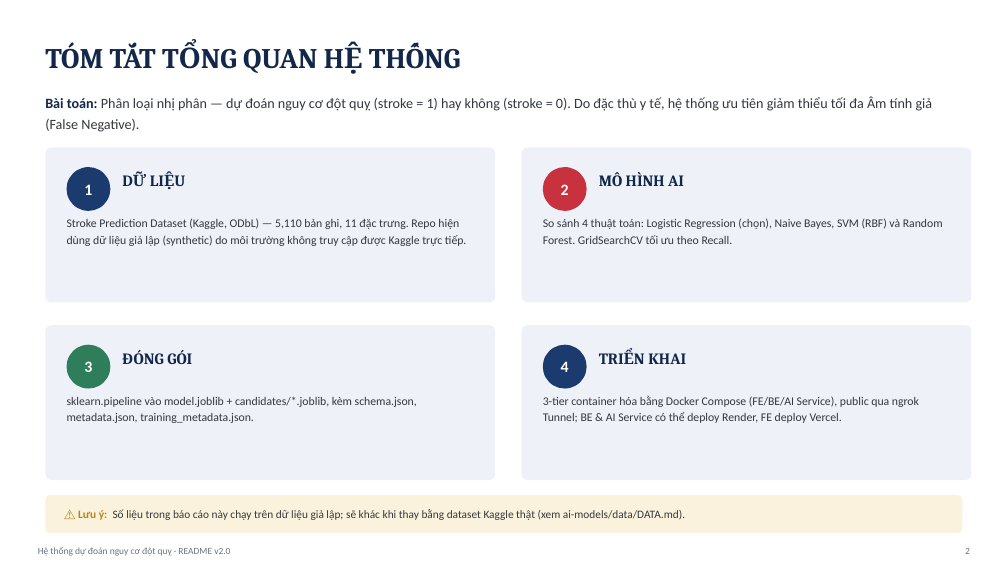
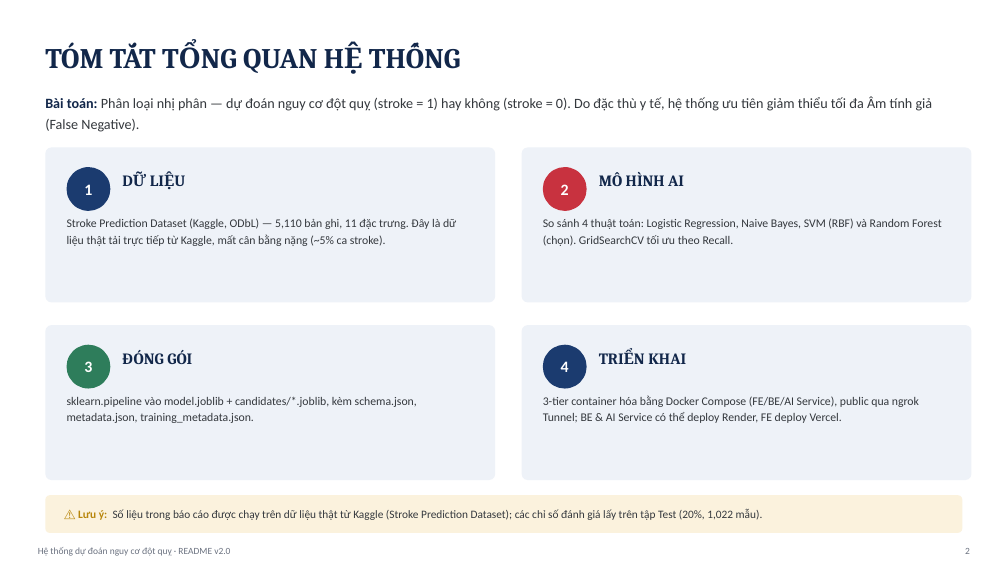
Before and after one commit to PhongNguyen2403/17_12523101_10123337_DuDoanDotQuy, a slide deck: slide 2 of docs/slide.pptx. Drawn at 1008x567 pixels with LibreOffice and Linux fonts; fonts in the diff are those of the drawing. Boxes give left, top, right and bottom in pixels: in the first picture for what was removed or moved away, otherwise in the second. Text is boxed around its words. In the diff, an @@ line names an element or a change of style, - is before the commit and + after.

Commit message:
update bao cao, doc test lai colab 123

```diff
--- a/docs/slide.pptx
+++ b/docs/slide.pptx
@@ text at (67, 218, 456, 246): text changed @@
-Stroke Prediction Dataset (Kaggle, ODbL) — 5,110 bản ghi, 11 đặc trưng. Repo hiện dùng dữ liệu giả lập (synthetic) do môi trường không truy cập được Kaggle trực tiếp.
+Stroke Prediction Dataset (Kaggle, ODbL) — 5,110 bản ghi, 11 đặc trưng. Đây là dữ liệu thật tải trực tiếp từ Kaggle, mất cân bằng nặng (~5% ca stroke).
@@ text at (543, 218, 942, 246): text changed @@
-So sánh 4 thuật toán: Logistic Regression (chọn), Naive Bayes, SVM (RBF) và Random Forest. GridSearchCV tối ưu theo Recall.
+So sánh 4 thuật toán: Logistic Regression, Naive Bayes, SVM (RBF) và Random Forest (chọn). GridSearchCV tối ưu theo Recall.
@@ text at (78, 509, 763, 520): text changed @@
-⚠ Lưu ý: Số liệu trong báo cáo này chạy trên dữ liệu giả lập; sẽ khác khi thay bằng dataset Kaggle thật (xem ai-models/data/DATA.md).
+⚠ Lưu ý: Số liệu trong báo cáo được chạy trên dữ liệu thật từ Kaggle (Stroke Prediction Dataset); các chỉ số đánh giá lấy trên tập Test (20%, 1,022 mẫu).
```
Also in this commit, not shown: 9 other slides changed, 1 slide added, 7 other files.
